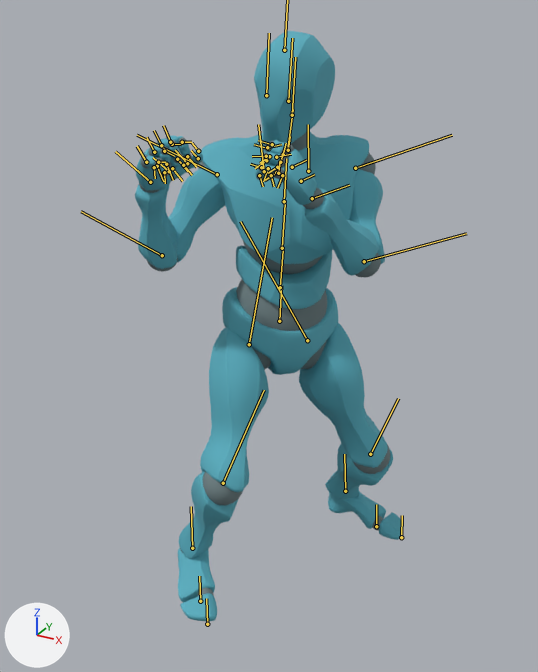
An edit to the FBX model Multiplayer Game - XJO/Assets/Characters/New Animations/Head Hit.fbx, drawn before and after from the same camera.
The view is the same before and after, from a camera (50 mm lens) standing at (0.948, -1.788, 1.693) and looking at (0.0, -0.065, 0.832). Lighting does not change. The marker at lower left points along +X, +Y and +Z. Both versions are drawn at frame 1 of the action 'mixamo.com'; the numbers are the values there. The bones that bend it are drawn over the model as lines.

In view in the first picture: 'Alpha_Joints', 'Alpha_Surface'.
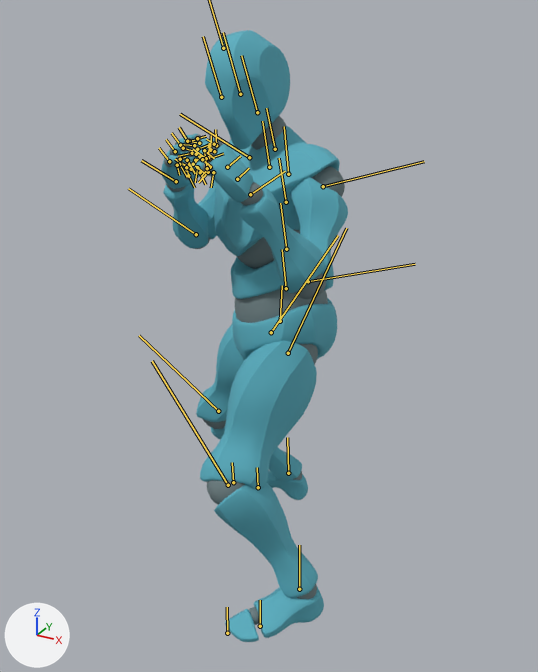
Location of each change, (x1, y1, x2, y2) in pixels of the pictures (538 x 672 px):
'Alpha_Surface', posed (30% narrower): before (135, 31, 403, 621); after (161, 30, 348, 642)
'Alpha_Joints', posed (28% narrower, 9% taller): before (139, 130, 390, 596); after (164, 116, 345, 625)
bone 'mixamorig:Hips', root to tip: before (279, 321) to (281, 285); after (280, 321) to (282, 285)
bone 'mixamorig:Spine', root to tip: before (280, 287) to (283, 250); after (286, 288) to (282, 249)
bone 'mixamorig:Spine1', root to tip: before (282, 248) to (285, 203); after (286, 249) to (280, 203)
bone 'mixamorig:Spine2', root to tip: before (284, 201) to (286, 158); after (286, 202) to (279, 158)
bone 'mixamorig:Neck', root to tip: before (287, 150) to (293, 109); after (275, 149) to (266, 108)
bone 'mixamorig:Head', root to tip: before (292, 115) to (295, 57); after (257, 112) to (241, 55)
bone 'mixamorig:LeftShoulder', root to tip: before (308, 171) to (308, 124); after (288, 174) to (284, 126)
bone 'mixamorig:LeftArm', root to tip: before (355, 168) to (452, 135); after (323, 186) to (424, 161)
bone 'mixamorig:LeftHand', root to tip: before (312, 198) to (349, 185); after (250, 194) to (285, 171)
bone 'mixamorig:RightShoulder', root to tip: before (264, 171) to (258, 124); after (269, 167) to (262, 121)
bone 'mixamorig:RightArm', root to tip: before (217, 174) to (137, 135); after (249, 157) to (180, 114)
bone 'mixamorig:RightHand', root to tip: before (150, 182) to (115, 151); after (176, 181) to (141, 160)
bone 'mixamorig:RightUpLeg', root to tip: before (249, 344) to (272, 217); after (271, 332) to (338, 235)
bone 'mixamorig:RightLeg', root to tip: before (223, 483) to (264, 390); after (218, 411) to (139, 335)
bone 'mixamorig:RightFoot', root to tip: before (192, 548) to (191, 506); after (288, 473) to (287, 437)
bone 'mixamorig:LeftUpLeg', root to tip: before (307, 340) to (240, 221); after (288, 353) to (346, 228)
bone 'mixamorig:LeftLeg', root to tip: before (370, 454) to (398, 398); after (228, 485) to (152, 361)
bone 'mixamorig:LeftFoot', root to tip: before (345, 491) to (344, 454); after (299, 589) to (299, 545)

What the commit changed:
Bone 'mixamorig:Hips' (bone_mixamorig_hips) moves from (-0.1, -14.5, -0.6) to (0.1, -14.5, -0.6).
Bone 'mixamorig:Hips' (bone_mixamorig_hips) turns from (-8, 46, -6) to (-8, -46, 6) degrees about its own x, y and z.
Bone 'mixamorig:Spine' (bone_mixamorig_spine) turns from (9, -7, 1) to (9, 7, -1) degrees about its own x, y and z.
Bone 'mixamorig:Spine1' (bone_mixamorig_spine1) turns from (2, -1, 1) to (2, 1, -1) degrees about its own x, y and z.
Bone 'mixamorig:Spine2' (bone_mixamorig_spine2) turns from (2, -1, 1) to (2, 1, -1) degrees about its own x, y and z.
Bone 'mixamorig:Neck' (bone_mixamorig_neck) turns from (1, -13, -5) to (1, 13, 5) degrees about its own x, y and z.
Bone 'mixamorig:Head' (bone_mixamorig_head) turns from (8, -21, 1) to (8, 21, -1) degrees about its own x, y and z.
Bone 'mixamorig:LeftShoulder' (bone_mixamorig_leftshoulder) turns from (2, -13, 5) to (1, 4, -9) degrees about its own x, y and z.
Bone 'mixamorig:LeftArm' (bone_mixamorig_leftarm) turns from (20, -51, -81) to (-42, -37, -39) degrees about its own x, y and z.
Bone 'mixamorig:LeftHand' (bone_mixamorig_lefthand) turns from (-7, -19, -6) to (4, -7, -16) degrees about its own x, y and z.
Bone 'mixamorig:RightShoulder' (bone_mixamorig_rightshoulder) turns from (1, -4, 9) to (2, 13, -5) degrees about its own x, y and z.
Bone 'mixamorig:RightArm' (bone_mixamorig_rightarm) turns from (-42, 37, 39) to (20, 51, 81) degrees about its own x, y and z.
Bone 'mixamorig:RightHand' (bone_mixamorig_righthand) turns from (5, 7, 17) to (-6, 18, 7) degrees about its own x, y and z.
Bone 'mixamorig:RightUpLeg' (bone_mixamorig_rightupleg) turns from (-30, -16, -10) to (-19, -20, -22) degrees about its own x, y and z.
Bone 'mixamorig:RightLeg' (bone_mixamorig_rightleg) turns from (59, 7, 3) to (59, 2, -12) degrees about its own x, y and z.
Bone 'mixamorig:RightFoot' (bone_mixamorig_rightfoot) turns from (-22, 13, 10) to (-25, 4, 21) degrees about its own x, y and z.
Bone 'mixamorig:LeftUpLeg' (bone_mixamorig_leftupleg) turns from (-19, 20, 22) to (-30, 16, 10) degrees about its own x, y and z.
Bone 'mixamorig:LeftLeg' (bone_mixamorig_leftleg) turns from (59, -2, 12) to (59, -7, -3) degrees about its own x, y and z.
Bone 'mixamorig:LeftFoot' (bone_mixamorig_leftfoot) turns from (-25, -4, -21) to (-22, -13, -10) degrees about its own x, y and z.
